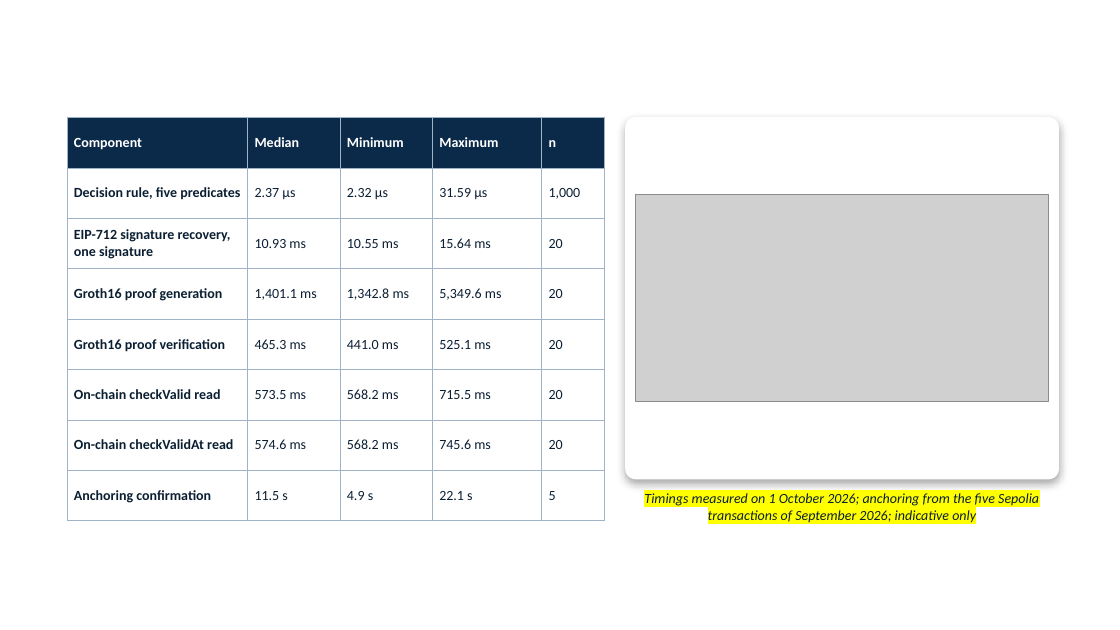
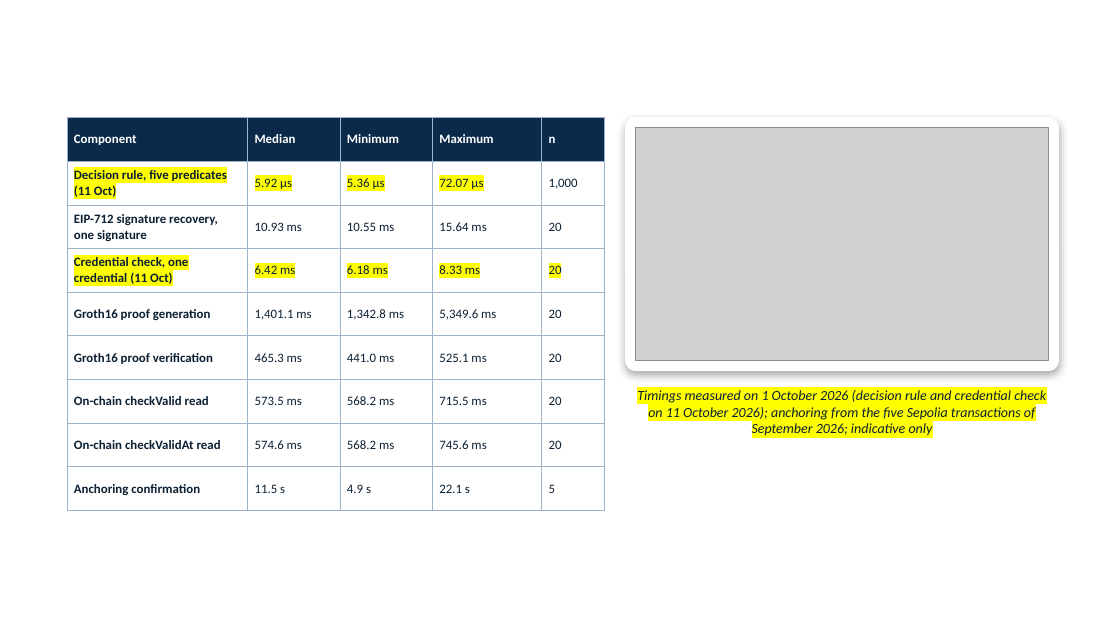
Before and after one commit to yasir12345678900/HealthRWA-Sepolia-Personal-try, a slide deck: slide 32 of docs/Yasir_CA2_Reassessment_Slides_YELLOW_changes.pptx. Drawn at 1120x630 pixels with LibreOffice and Linux fonts; fonts in the diff are those of the drawing; grey boxes stand for pictures; background and template pictures are left out. Boxes give left, top, right and bottom in pixels: in the first picture for what was removed or moved away, otherwise in the second. Text is boxed around its words. In the diff, an @@ line names an element or a change of style, - is before the commit and + after.

```diff
--- a/docs/Yasir_CA2_Reassessment_Slides_YELLOW_changes.pptx
+++ b/docs/Yasir_CA2_Reassessment_Slides_YELLOW_changes.pptx
@@ table at (67, 118, 605, 499) @@
-row 2: Decision rule, five predicates | 2.37 µs | 2.32 µs | 31.59 µs | 1,000
+row 2: Decision rule, five predicates (11 Oct) | 5.92 µs | 5.36 µs | 72.07 µs | 1,000
+row 4: Credential check, one credential (11 Oct) | 6.42 ms | 6.18 ms | 8.33 ms | 20
@@ rounded rectangle: place and size @@
-rounded rectangle at (626, 118, 1059, 479)
+rounded rectangle at (626, 118, 1059, 371)
@@ rounded rectangle at (626, 118, 1059, 371): proportions changed @@
@@ picture: place and size @@
-picture at (636, 195, 1049, 402)
+picture at (636, 128, 1049, 360)
@@ text "Timings measured on 1 October ..." at (637, 390, 1046, 436): vertical alignment middle to top @@
@@ text at (637, 390, 1046, 436): text changed @@
-Timings measured on 1 October 2026; anchoring from the five Sepolia transactions of September 2026; indicative only
+Timings measured on 1 October 2026 (decision rule and credential check on 11 October 2026); anchoring from the five Sepolia transactions of September 2026; indicative only
```
Also in this commit, not shown: 6 other slides changed, 10 other files.
